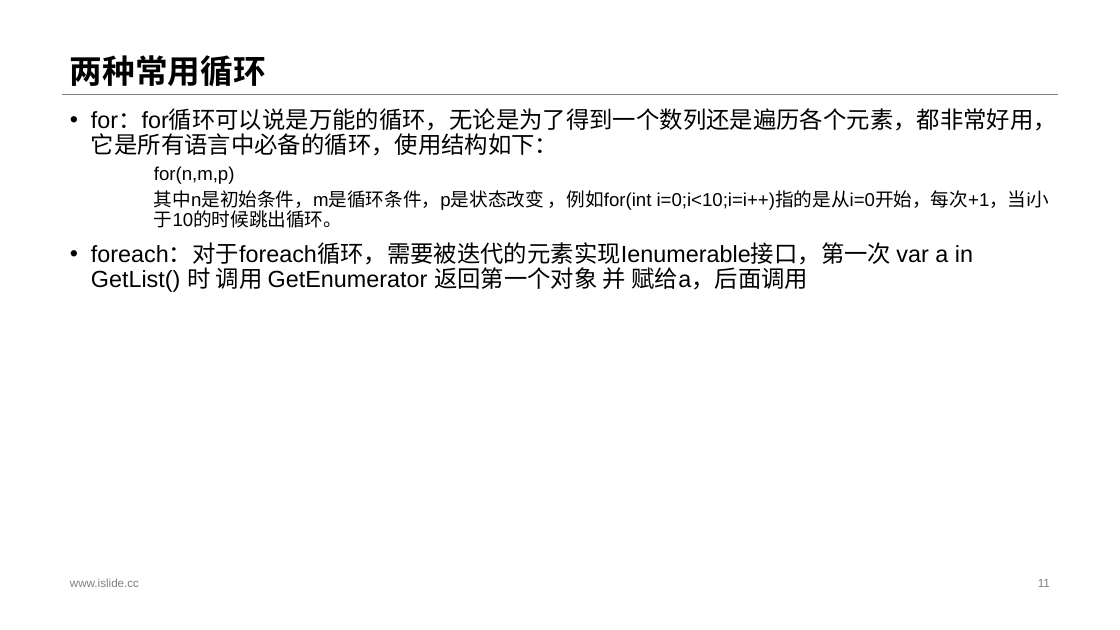
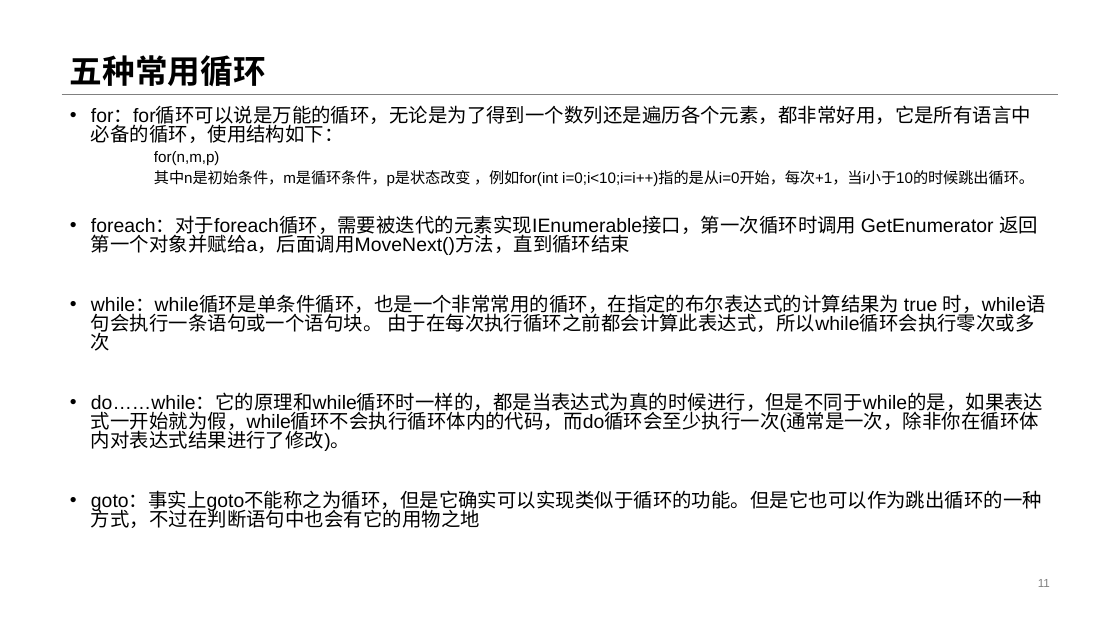
Before and after one commit to StevenEco/.NetCoreGuide, a slide deck: slide 11 of PPT/Microsoft Lesson.pptx. Drawn at 1120x630 pixels with LibreOffice and Linux fonts; fonts in the diff are those of the drawing. Boxes give left, top, right and bottom in pixels: in the first picture for what was removed or moved away, otherwise in the second. Text is boxed around its words. In the diff, an @@ line names an element or a change of style, - is before the commit and + after.

```diff
--- a/PPT/Microsoft Lesson.pptx
+++ b/PPT/Microsoft Lesson.pptx
@@ title at [70,55,266,86]: text changed @@
-两种常用循环
+五种常用循环
@@ text at [91,107,1034,186]: size 20 to 16.6 pt in "for：for循环可以说是万能的循环，无论是为了得到一个数列还是遍历各个元素，都非常好用，它是所有语言中必备的循环，使用 ..."; size 16 to 12.9 pt in "for(n,m,p)", "其中n是初始条件，m是循环条件，p是状态改变 ，例如for(int i=0;i<10;i=i++)指的是从i=0开始，每 ..."; line spacing 0.9 to 0.8 @@
@@ text at [91,216,1046,528]: text changed; size 20 to 16.6 pt @@
-• foreach：对于foreach循环，需要被迭代的元素实现Ienumerable接口，第一次 var a in GetList() 时 调用 GetEnumerator 返回第一个对象 并 赋给a，后面调用
+• foreach：对于foreach循环，需要被迭代的元素实现IEnumerable接口，第一次循环时调用 GetEnumerator 返回第一个对象并赋给a，后面调用MoveNext()方法，直到循环结束
+• while：while循环是单条件循环，也是一个非常常用的循环，在指定的布尔表达式的计算结果为 true 时，while语句会执行一条语句或一个语句块。 由于在每次执行循环之前都会计算此表达式，所以while循环会执行零次或多次
+• do……while：它的原理和while循环时一样的，都是当表达式为真的时候进行，但是不同于while的是，如果表达式一开始就为假，while循环不会执行循环体内的代码，而do循环会至少执行一次(通常是一次，除非你在循环体内对表达式结果进行了修改)。
+• goto：事实上goto不能称之为循环，但是它确实可以实现类似于循环的功能。但是它也可以作为跳出循环的一种方式，不过在判断语句中也会有它的用物之地
@@ text removed at [70,578,139,587] @@
-www.islide.cc
```
Also in this commit, not shown: 1 other slide changed, 2 slides added, 5 other files.
